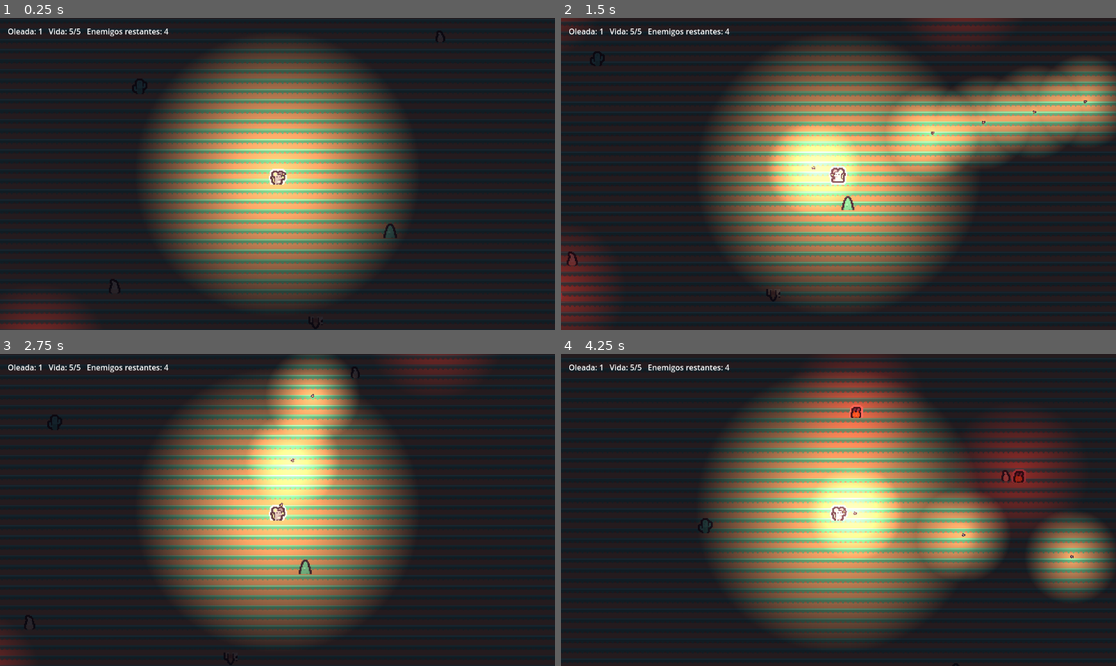
Above: before the commit, frames 1-4 (two rows, left to right).
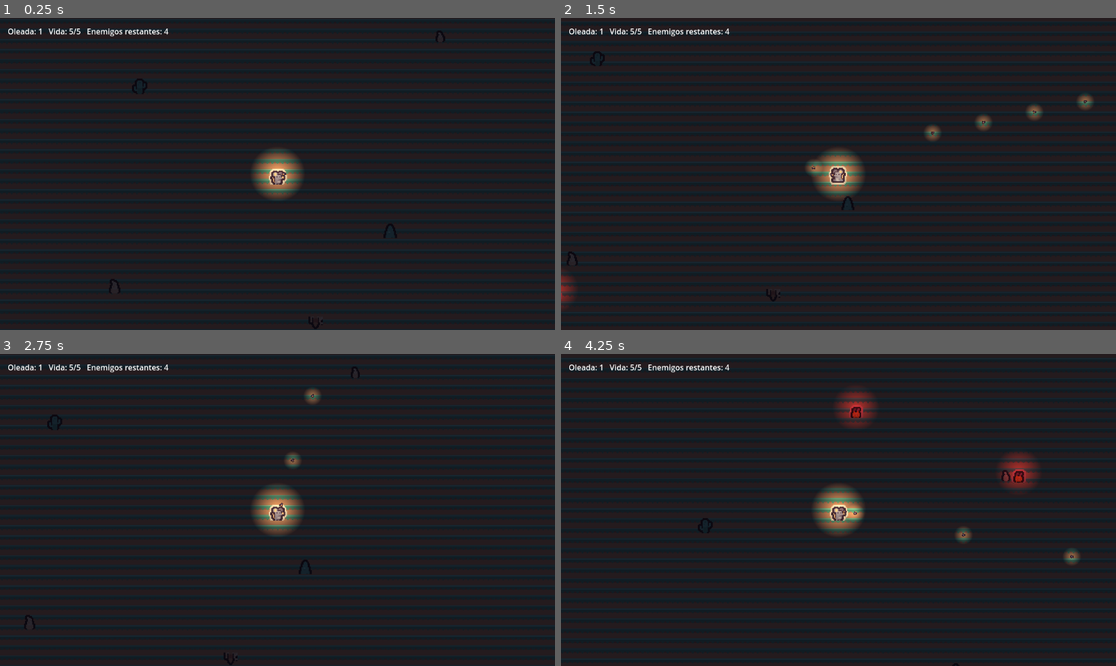
Above: after the commit, the same moments.

Repository: ksanch3x/Justiciero
Game: Godot game, scene res://scenes/Main.tscn
Same seed, same stepped clock (60 frames per second), same inputs: the game is played once before the commit and once after it.
Inputs (mouse positions are in pixels of both pictures, inside the frame that each line leads up to):
- Up to frame 1 (0.25 s): no input
- Up to frame 2 (1.5 s): tap Enter at 0.5 s; move the mouse to (960, 158) at 0.52 s; press the mouse at (960, 158) at 0.53 s; hold D (move_right) 0.53-1.28 s; move the mouse to (727, 189) at 1.27 s; release the mouse at (727, 189) at 1.28 s; hold S (move_down) from 1.28 s (still down); click (727, 189) at 1.35 s
- Up to frame 3 (2.75 s): move the mouse to (333, 441) at 2.02 s; release S (move_down) at 2.03 s; press the mouse at (333, 441) at 2.03 s; hold D (move_right) from 2.03 s (still down); tap R at 2.1 s
- Up to frame 4 (4.25 s): move the mouse to (810, 572) at 2.77 s; release D (move_right) at 2.78 s; release the mouse at (810, 572) at 2.78 s; hold W (move_up) 2.78-3.53 s; click (810, 572) at 2.85 s; move the mouse to (1005, 556) at 3.52 s; press the mouse at (1005, 556) at 3.53 s; hold A (move_left) from 3.53 s (still down)

The runs differ from the first frame. In frame 1, 32% of the frame differs, in the area x 0-74%, y 8-100%; in frame 2, 40%; in frame 3, 33%; in frame 4, 41%, in the area x 26-100%, y 0-92%.

Commit message:
Fix overexposed lights and background tiling artifact
- Bake sand floor into a single pre-tiled 2000x2000 PNG instead of relying on GPU texture_repeat + region_rect, which was producing visible seam/banding lines
- Drastically reduce PointLight2D size/energy on player, bullet and enemy (bullet light especially was covering most of the screen)

Diff:
--- a/prototypes/combat-topdown/scenes/Bullet.tscn
+++ b/prototypes/combat-topdown/scenes/Bullet.tscn
@@ -25,5 +25,5 @@
 [node name="Glow" type="PointLight2D" parent="."]
 texture = ExtResource("3")
 color = Color(1, 0.9, 0.6, 1)
-energy = 1.0
-texture_scale = 0.6
+energy = 0.6
+texture_scale = 0.12
--- a/prototypes/combat-topdown/scenes/Enemy.tscn
+++ b/prototypes/combat-topdown/scenes/Enemy.tscn
@@ -46,5 +46,5 @@
 [node name="Glow" type="PointLight2D" parent="."]
 texture = ExtResource("5")
 color = Color(1, 0.2, 0.15, 1)
-energy = 0.5
-texture_scale = 0.9
+energy = 0.7
+texture_scale = 0.3
--- a/prototypes/combat-topdown/scenes/Main.tscn
+++ b/prototypes/combat-topdown/scenes/Main.tscn
@@ -4,7 +4,7 @@
 [ext_resource type="PackedScene" path="res://scenes/Player.tscn" id="2"]
 [ext_resource type="PackedScene" path="res://scenes/Enemy.tscn" id="3"]
 [ext_resource type="Script" path="res://scripts/UpgradeUI.gd" id="4"]
-[ext_resource type="Texture2D" path="res://assets/desert-shooter-pack/Tiles/tile_0042.png" id="5"]
+[ext_resource type="Texture2D" path="res://assets/generated/sand_floor_2000.png" id="5"]
 [ext_resource type="Texture2D" path="res://assets/desert-shooter-pack/Tiles/tile_0062.png" id="6"]
 [ext_resource type="Texture2D" path="res://assets/desert-shooter-pack/Tiles/tile_0063.png" id="7"]
 [ext_resource type="Texture2D" path="res://assets/desert-shooter-pack/Tiles/tile_0082.png" id="8"]
@@ -20,11 +20,8 @@
 [node name="Background" type="Sprite2D" parent="."]
 position = Vector2(-1000, -1000)
 centered = false
-texture_repeat = 2
 texture_filter = 1
 texture = ExtResource("5")
-region_enabled = true
-region_rect = Rect2(0, 0, 2000, 2000)
 
 [node name="CanvasModulate" type="CanvasModulate" parent="."]
 color = Color(0.16, 0.16, 0.22, 1)
--- a/prototypes/combat-topdown/scenes/Player.tscn
+++ b/prototypes/combat-topdown/scenes/Player.tscn
@@ -45,8 +45,8 @@
 [node name="Glow" type="PointLight2D" parent="."]
 texture = ExtResource("7")
 color = Color(1, 0.85, 0.55, 1)
-energy = 1.4
-texture_scale = 1.8
+energy = 1.1
+texture_scale = 0.35
 
 [node name="WeaponPivot" type="Node2D" parent="."]
 
Binary file added: prototypes/combat-topdown/assets/generated/sand_floor_2000.png
